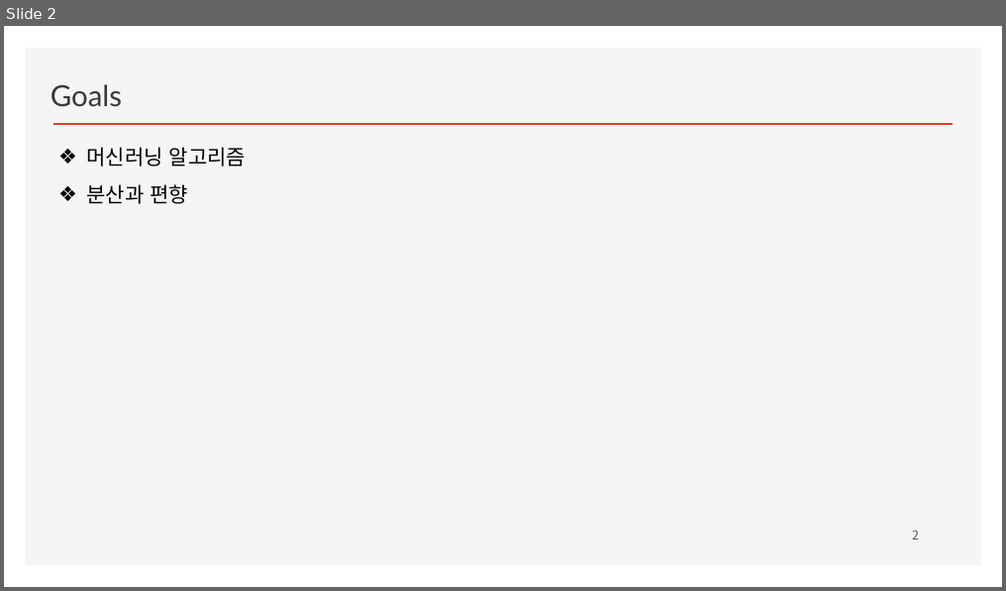
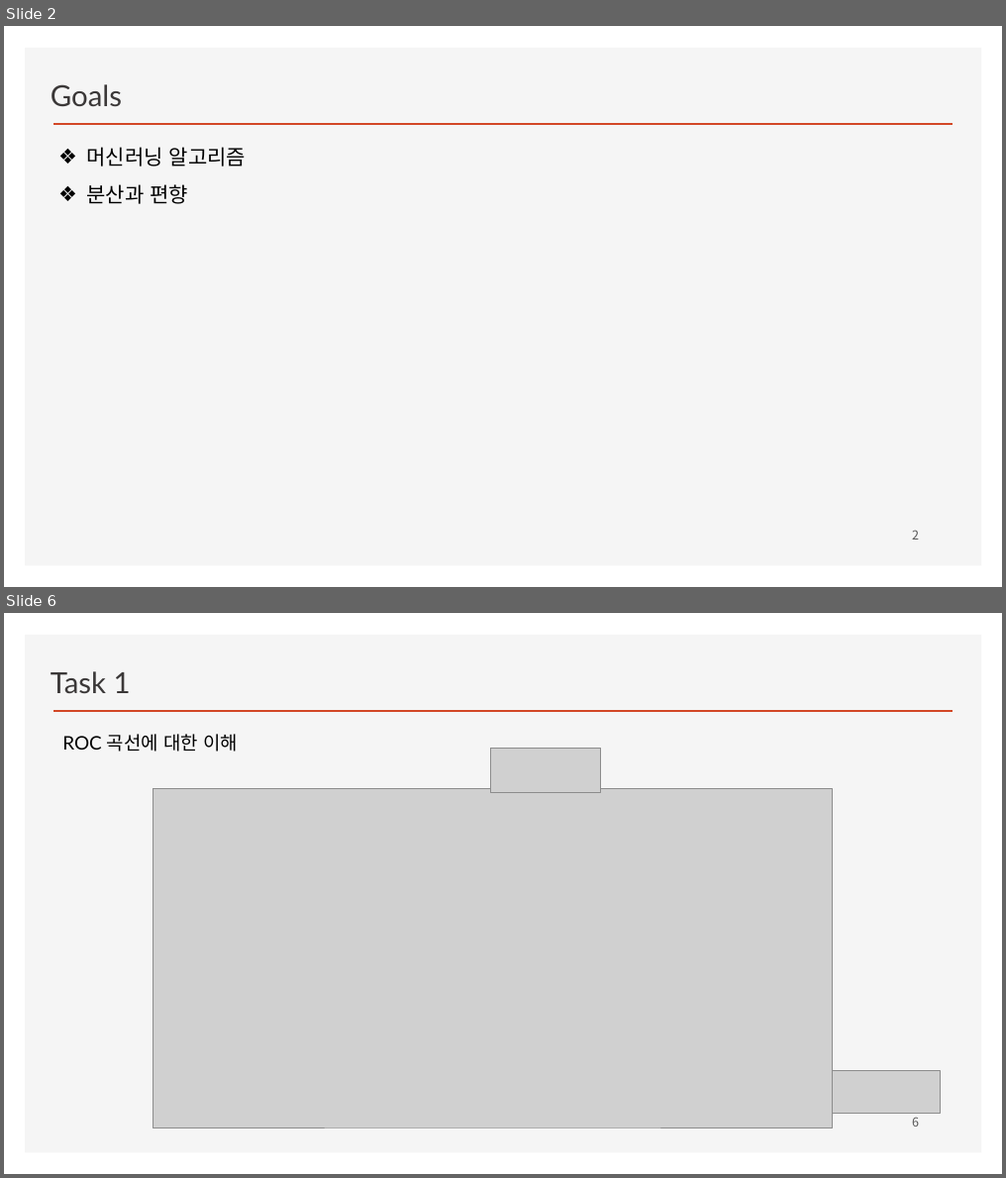
Before and after one commit to ancestor9/2026_Fall_Machine-Learning, a slide deck: 02_Imbalanced data.pptx. Shown one above the other, each under a label of ours: slide 2 before the commit, slides 2 and 6 after it; the slides between them are not shown. The pictures are 1006x591 and 1006x1178 pixels, drawn with LibreOffice and Linux fonts; fonts in the diff are those of the drawing; grey boxes stand for pictures; background and template pictures are left out. Boxes give left, top, right and bottom in pixels: in the first picture for what was removed or moved away, otherwise in the second. Text is boxed around its words. In the diff, an @@ line names an element or a change of style, - is before the commit and + after.

```diff
--- a/02_Imbalanced data.pptx
+++ b/02_Imbalanced data.pptx
@@ slide 6 added at [4, 613, 1002, 1174], background #FFFFFF; not listed: 2 template elements that a slide beside it also shows @@
@@ text added at [51, 671, 131, 694], 28 pt, text #3B3838 @@
+Task 1
@@ text added at [62, 734, 238, 752], 18 pt, text #000000 @@
+ROC 곡선에 대한 이해
@@ picture added at [491, 749, 600, 792] @@
@@ picture added at [152, 789, 832, 1128] @@
@@ picture added at [832, 1071, 941, 1113] @@
@@ page number added at [912, 1117, 919, 1127], 12 pt, text #595959 @@
+6
```
Also in this commit, not shown: 2 slides changed, 2 other slides added.
